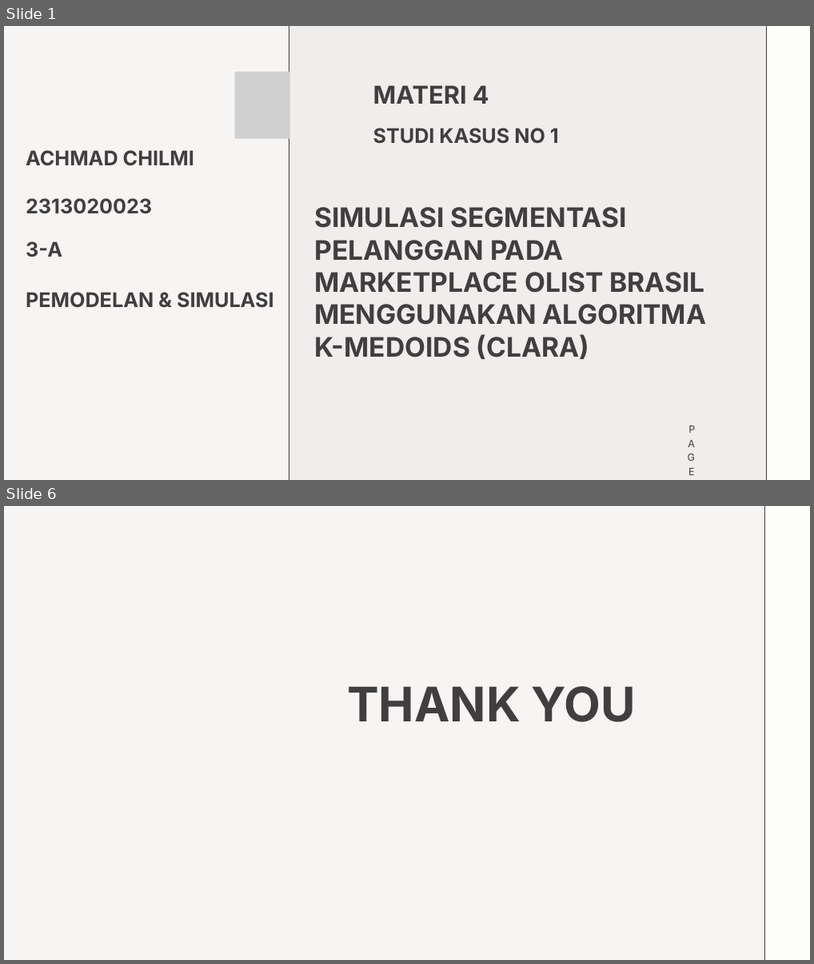
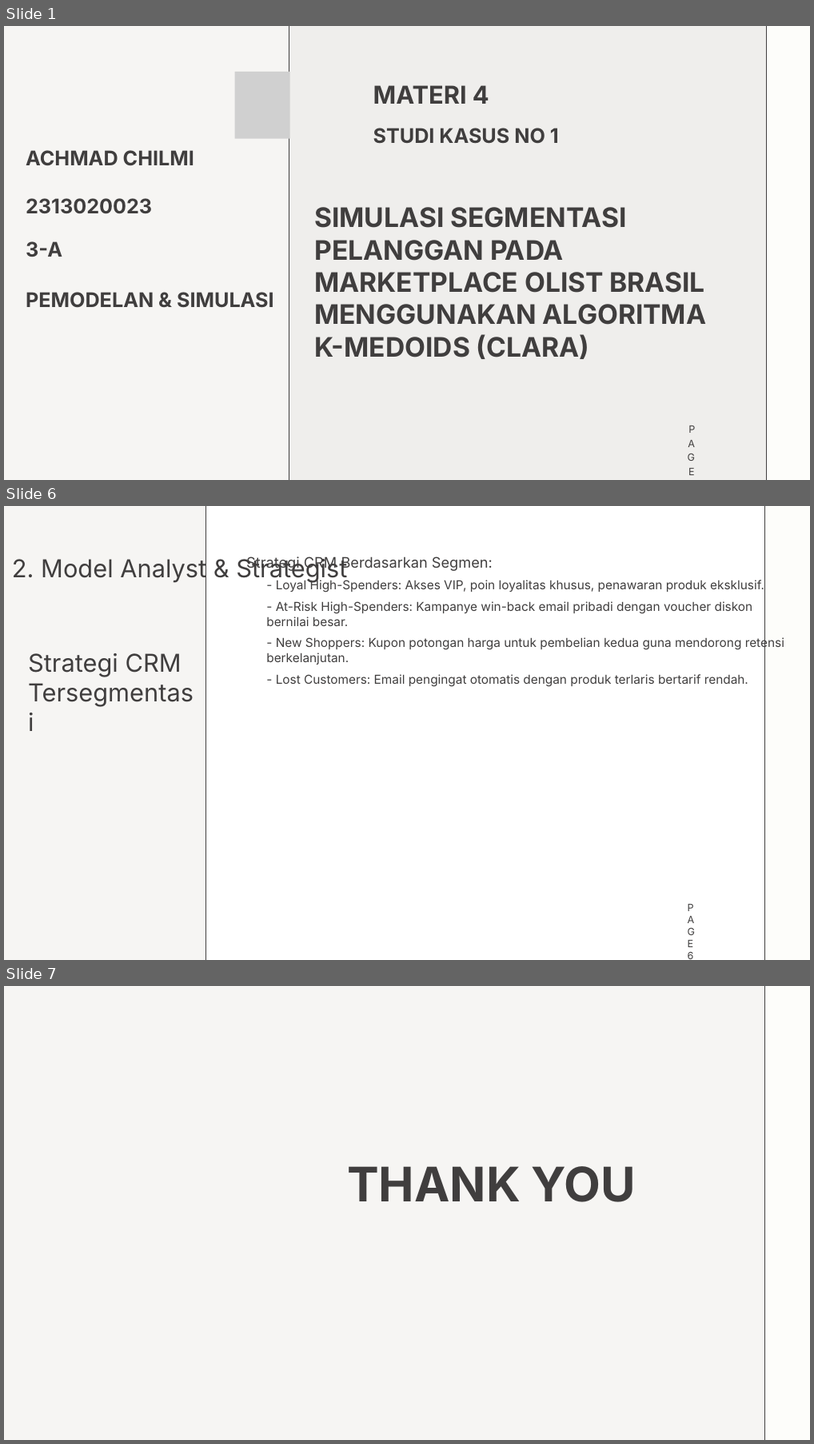
Before and after one commit to chilmi89/e_commerce_olist, a slide deck: 0023_studi_kasus1_materi_4_achmad_chilmi.pptx. Shown one above the other, each under a label of ours: slides 1 and 6 before the commit, slides 1, 6 and 7 after it; the slides between them are not shown. The pictures are 814x964 and 814x1444 pixels, drawn with LibreOffice and Linux fonts; fonts in the diff are those of the drawing; grey boxes stand for pictures. Boxes give left, top, right and bottom in pixels: in the first picture for what was removed or moved away, otherwise in the second. Text is boxed around its words. In the diff, an @@ line names an element or a change of style, - is before the commit and + after.

```diff
--- a/0023_studi_kasus1_materi_4_achmad_chilmi.pptx
+++ b/0023_studi_kasus1_materi_4_achmad_chilmi.pptx
@@ slide 6 added at [4,506,810,960], background #FFFFFF @@
@@ freeform shape added at [4,506,206,960], fill #F6F5F3, outline #403E3E 0.75 pt @@
@@ freeform shape added at [765,506,810,960], fill #FDFDFA, outline #403E3E 0.75 pt @@
@@ text added at [12,556,347,583], 44 pt, text #403E3E @@
+2. Model Analyst & Strategist
@@ text added at [246,556,785,687], 22 pt, text #403E3E @@
+Strategi CRM Berdasarkan Segmen:
+  - Loyal High-Spenders: Akses VIP, poin loyalitas khusus, penawaran produk eksklusif.
+  - At-Risk High-Spenders: Kampanye win-back email pribadi dengan voucher diskon bernilai besar.
+  - New Shoppers: Kupon potongan harga untuk pembelian kedua guna mendorong retensi berkelanjutan.
+  - Lost Customers: Email pengingat otomatis dengan produk terlaris bertarif rendah.
@@ text added at [28,653,182,677], 44 pt, text #403E3E @@
+Strategi CRM Tersegmentasi
@@ text added at [688,952,694,959], 18 pt, text #403E3E @@
+PAGE 6
@@ what was slide 6 is now slide 7 @@
```
Also in this commit, not shown: 4 slides changed, 1 other file.
